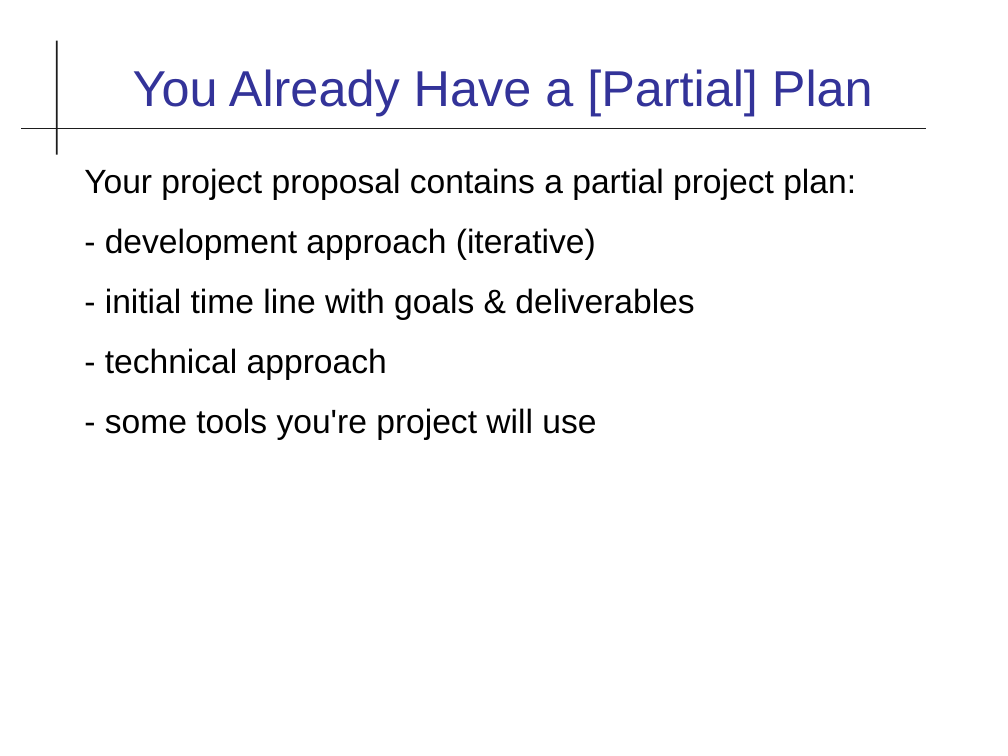
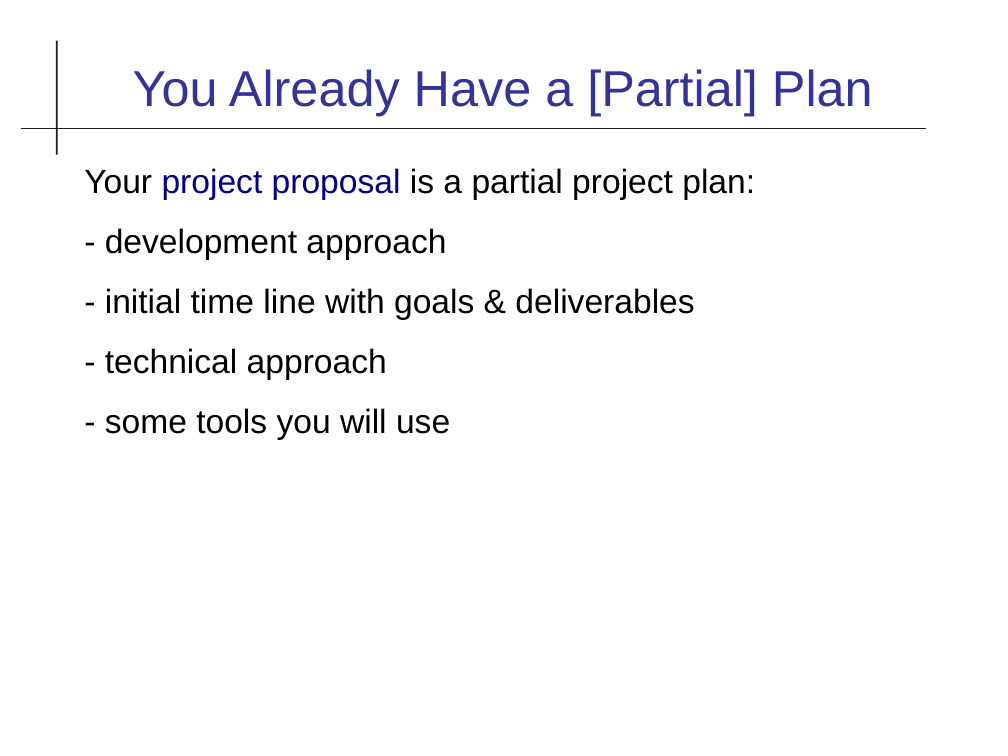
Before and after one commit to cpske/ISP, a slide deck: slide 3 of assignment/project/Iteration1.odp. Drawn at 1008x756 pixels with LibreOffice and Linux fonts; fonts in the diff are those of the drawing. Boxes give left, top, right and bottom in pixels: in the first picture for what was removed or moved away, otherwise in the second. Text is boxed around its words. In the diff, an @@ line names an element or a change of style, - is before the commit and + after.

Commit message:
updates on project deliverables

```diff
--- a/assignment/project/Iteration1.odp
+++ b/assignment/project/Iteration1.odp
@@ text at (x1=84, y1=168, x2=755, y2=260): text changed @@
-Your project proposal contains a partial project plan:
-- development approach (iterative)
+Your project proposal is a partial project plan:
+- development approach
@@ text at (x1=105, y1=408, x2=450, y2=440): text changed @@
-- some tools you're project will use
+- some tools you will use
```
Also in this commit, not shown: 9 other slides changed, 4 slides added, 3 slides removed, 6 other files.
